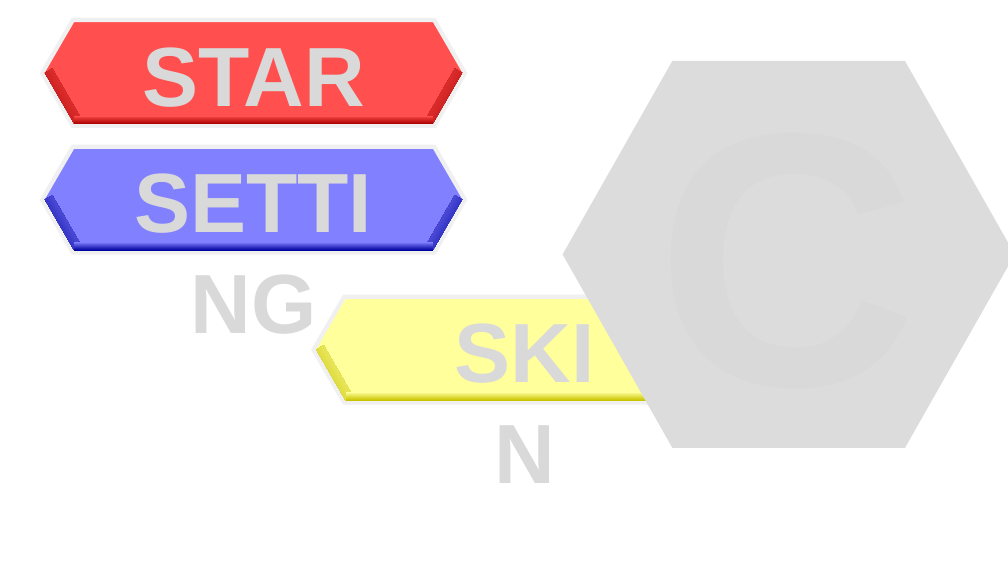
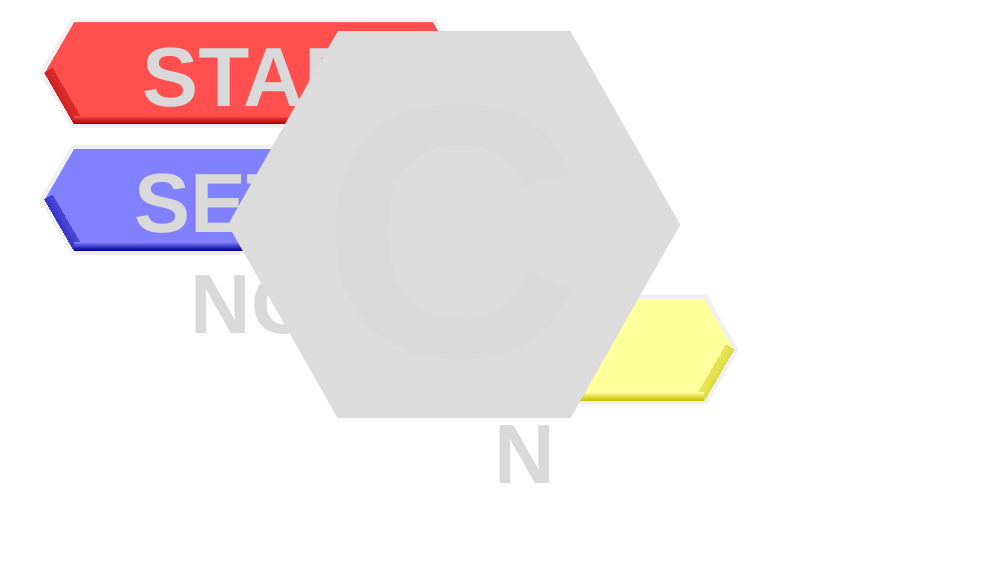
Before and after one commit to SNUGDC/Hextris, a slide deck: slide 7 of Hextris 아트 리소스.pptx (slide 6 before the commit). Drawn at 1008x567 pixels with LibreOffice and Linux fonts; fonts in the diff are those of the drawing. Boxes give left, top, right and bottom in pixels: in the first picture for what was removed or moved away, otherwise in the second. Text is boxed around its words. In the diff, an @@ line names an element or a change of style, - is before the commit and + after.

```diff
--- a/Hextris 아트 리소스.pptx
+++ b/Hextris 아트 리소스.pptx
@@ text "C" rewrapped from [657,59,918,462] to [322,397,583,401] @@
@@ hexagon: place and size @@
-hexagon at [563,61,1008,448]
+hexagon at [228,31,681,418]
```
Also in this commit, not shown: 1 other slide changed, 1 slide added, 3 other files.
